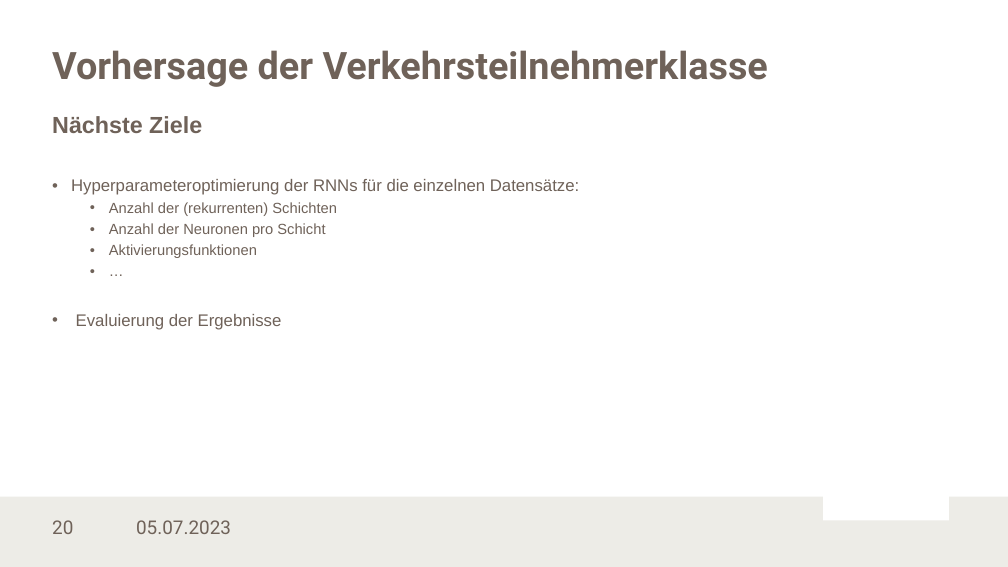
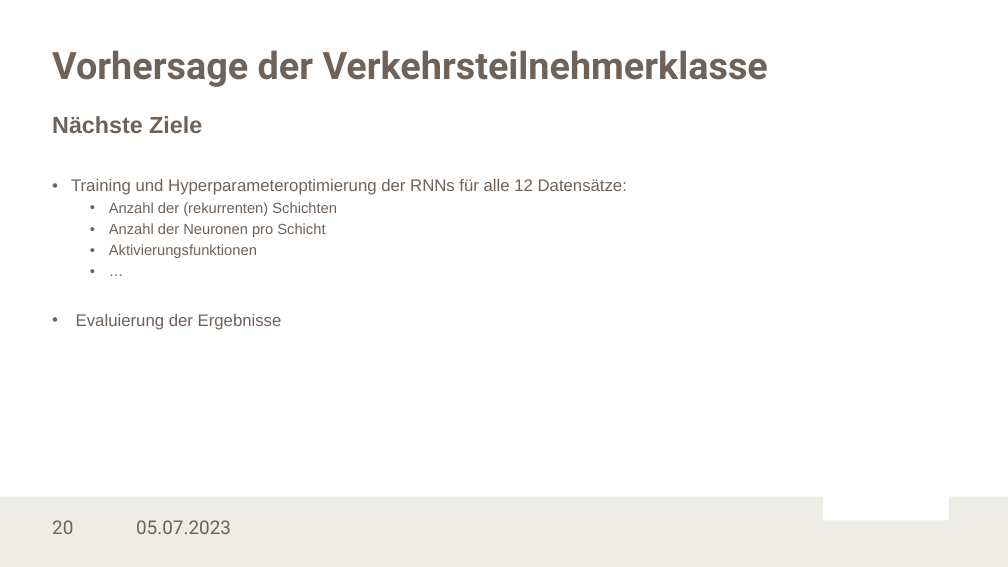
Before and after one commit to LennartKoepper/Bachelor-Thesis, a slide deck: slide 20 of Seminar/Bachelorseminar_02-07-2023.pptx. Drawn at 1008x567 pixels with LibreOffice and Linux fonts; fonts in the diff are those of the drawing; background and template pictures are left out. Boxes give left, top, right and bottom in pixels: in the first picture for what was removed or moved away, otherwise in the second. Text is boxed around its words. In the diff, an @@ line names an element or a change of style, - is before the commit and + after.

```diff
--- a/Seminar/Bachelorseminar_02-07-2023.pptx
+++ b/Seminar/Bachelorseminar_02-07-2023.pptx
@@ text at box(71, 179, 627, 195): text changed @@
-• Hyperparameteroptimierung der RNNs für die einzelnen Datensätze:
+• Training und Hyperparameteroptimierung der RNNs für alle 12 Datensätze:
```
Also in this commit, not shown: 10 other slides changed.
